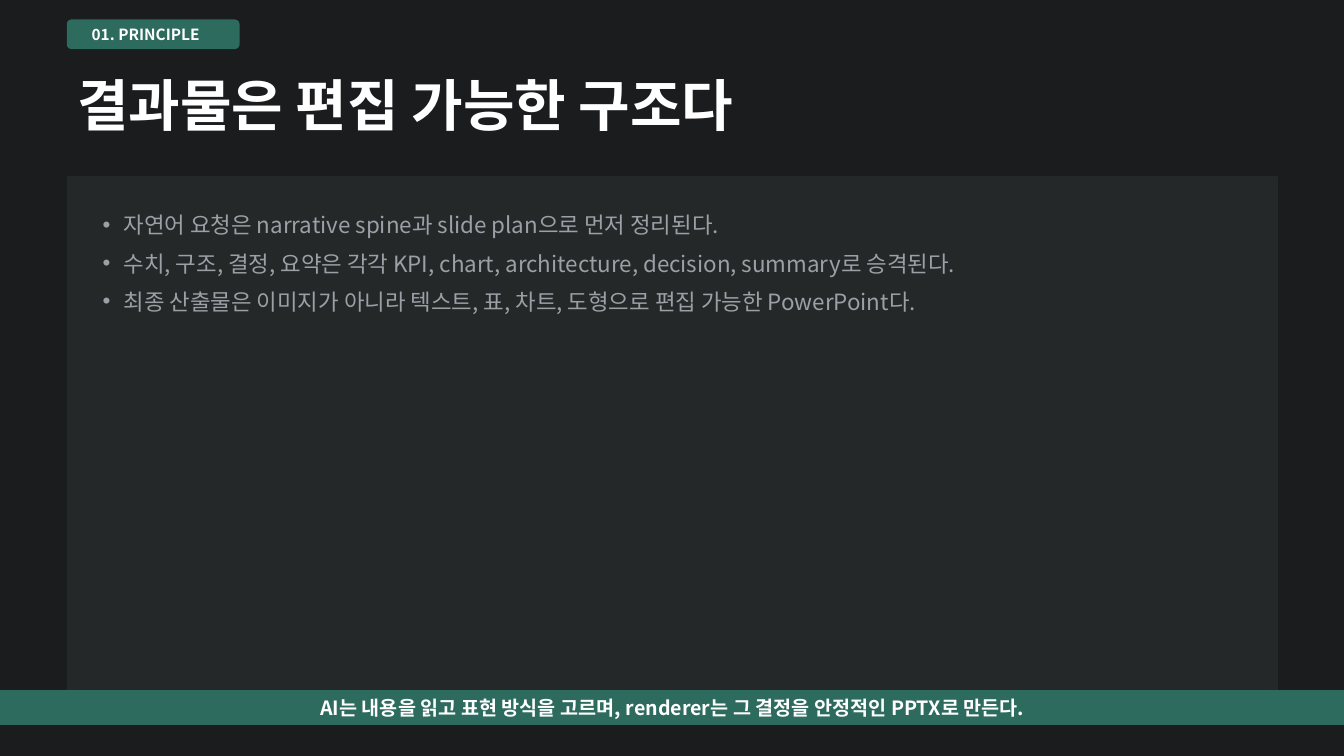
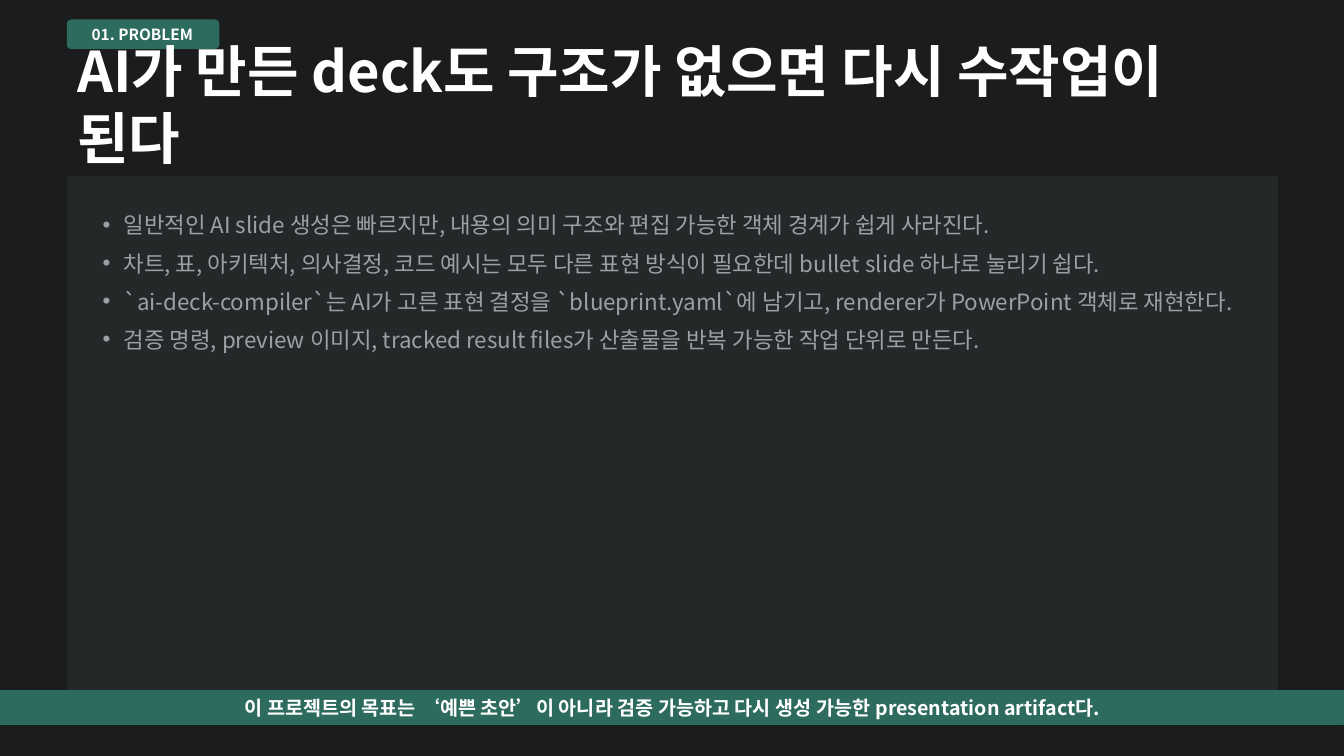
Before and after one commit to kyungseo/ai-deck-compiler, a slide deck: slide 4 of examples/results/showcase-teal-dark.pptx. Drawn at 1344x756 pixels with LibreOffice and Linux fonts; fonts in the diff are those of the drawing. Boxes give left, top, right and bottom in pixels: in the first picture for what was removed or moved away, otherwise in the second. Text is boxed around its words. In the diff, an @@ line names an element or a change of style, - is before the commit and + after.

Commit message:
feat: polish ai-deck-compiler showcase deck

```diff
--- a/examples/results/showcase-teal-dark.pptx
+++ b/examples/results/showcase-teal-dark.pptx
@@ rounded rectangle: place and size @@
-rounded rectangle at (68, 20, 239, 48)
+rounded rectangle at (68, 20, 219, 48)
@@ text at (92, 28, 193, 40): text changed @@
-01. PRINCIPLE
+01. PROBLEM
@@ text at (77, 36, 1163, 164): text changed @@
-결과물은 편집 가능한 구조다
+AI가 만든 deck도 구조가 없으면 다시 수작업이 된다
@@ text at (124, 214, 1233, 353): text changed @@
-• 자연어 요청은 narrative spine과 slide plan으로 먼저 정리된다.
-• 수치, 구조, 결정, 요약은 각각 KPI, chart, architecture, decision, summary로 승격된다.
-• 최종 산출물은 이미지가 아니라 텍스트, 표, 차트, 도형으로 편집 가능한 PowerPoint다.
+• 일반적인 AI slide 생성은 빠르지만, 내용의 의미 구조와 편집 가능한 객체 경계가 쉽게 사라진다.
+• 차트, 표, 아키텍처, 의사결정, 코드 예시는 모두 다른 표현 방식이 필요한데 bullet slide 하나로 눌리기 쉽다.
+• `ai-deck-compiler`는 AI가 고른 표현 결정을 `blueprint.yaml`에 남기고, renderer가 PowerPoint 객체로 재현한다.
+• 검증 명령, preview 이미지, tracked result files가 산출물을 반복 가능한 작업 단위로 만든다.
@@ text at (245, 698, 1100, 720): text changed @@
-AI는 내용을 읽고 표현 방식을 고르며, renderer는 그 결정을 안정적인 PPTX로 만든다.
+이 프로젝트의 목표는 ‘예쁜 초안’이 아니라 검증 가능하고 다시 생성 가능한 presentation artifact다.
```
Also in this commit, not shown: 16 other slides changed, 18 other files.
